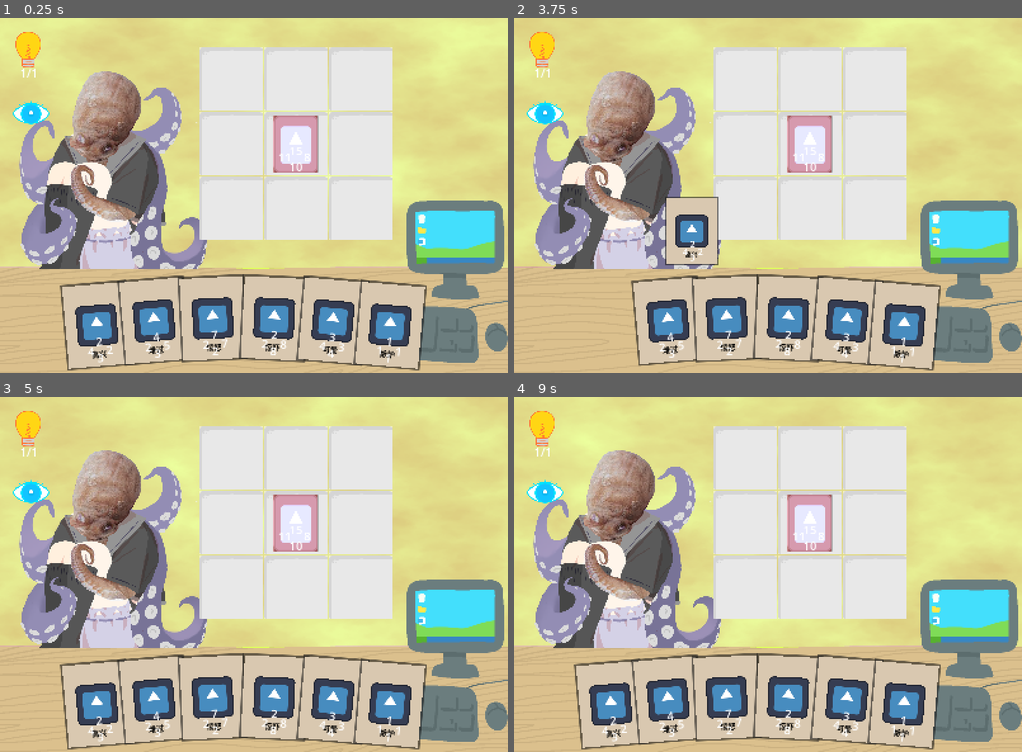
Above: before the commit, frames 1-4 (two rows, left to right).
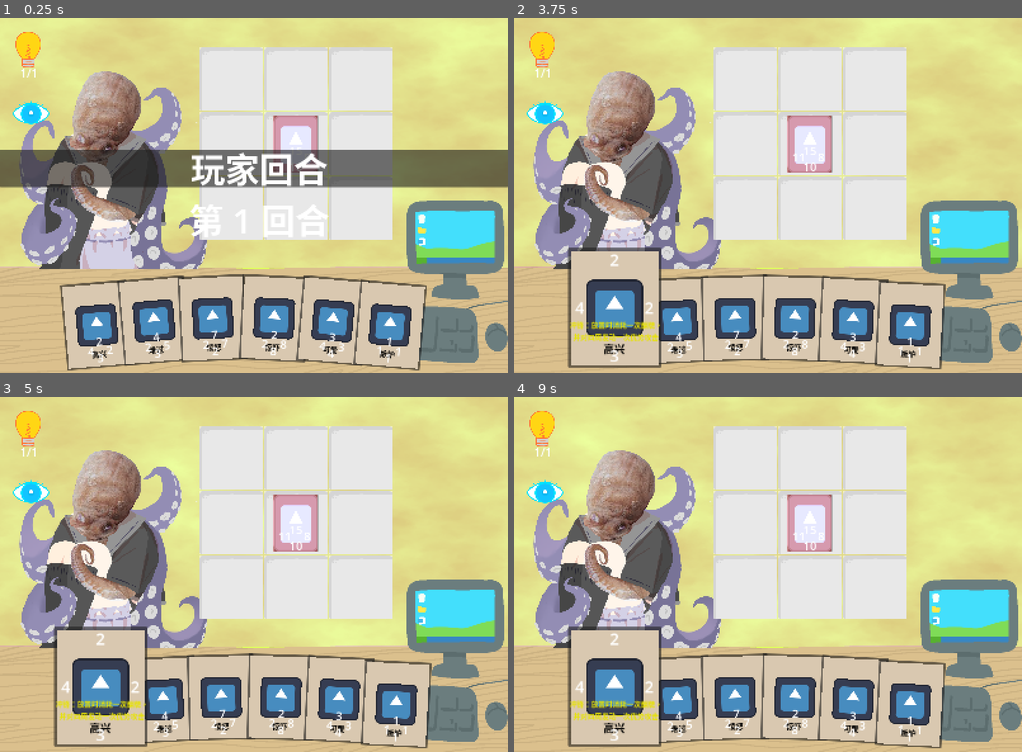
Above: after the commit, the same moments.

Repository: nOstalgia-April/CardGameDemo
Game: Godot game, scene res://tscns/battle.tscn
Two runs of this game, one before a commit and one after it. Both use one fixed random seed, a clock stepped at 60 frames per second and the inputs below. The engine's default icon, where the game draws it, is replaced by a stand-in: a white triangle on a blue panel in a dark square.
Inputs (mouse positions are in pixels of both pictures, inside the frame that each line leads up to):
- Up to frame 1 (0.25 s): no input
- Up to frame 2 (3.75 s): click (610, 323) at 0.52 s; click (615, 309) at 1.27 s; click (615, 309) at 2.02 s; tap Enter at 2.75 s; drag from (808, 145) to (818, 117) at 2.77 s; tap Space at 3.5 s; drag from (666, 213) to (742, 266) at 3.52 s
- Up to frame 3 (5 s): move the mouse to (304, 496) at 4.27 s; click (304, 496) at 4.42 s
- Up to frame 4 (9 s): tap Enter at 5, 8 s; drag from (742, 645) to (615, 521) at 5.02 s; move the mouse to (920, 627) at 5.77 s; click (920, 627) at 5.92 s; tap Space at 6.5 s; drag from (615, 521) to (691, 485) at 6.52 s; move the mouse to (793, 574) at 7.27 s; click (793, 574) at 7.42 s; drag from (691, 485) to (666, 592) at 8.02 s; move the mouse to (879, 556) at 8.77 s; click (879, 556) at 8.92 s

The runs differ from the first frame. In frame 1, 10% of the frame differs, in the area x 0-100%, y 37-62%; in frame 2, 13%, in the area x 10-85%, y 50-100%; in frame 3, 10%; in frame 4, 10%.

Commit message:
实现banner announcer（1）

Diff:
--- /dev/null
+++ b/scripts/turn_announcer.gd
@@ -0,0 +1,30 @@
+extends Control
+class_name TurnAnnouncer
+
+@onready var banner: Panel = $Banner
+@onready var label: Label = $Banner/CenterContainer/Label
+
+var _tween: Tween = null
+
+func _ready() -> void:
+	banner.modulate.a = 0
+	BattleEventBus.turn_started.connect(_on_player_turn_started)
+	BattleEventBus.turn_ended.connect(_on_enemy_turn_started)
+
+func _on_enemy_turn_started(turn_index: int, _context: Dictionary) -> void:
+	label.text = "敌方回合"
+	play_announce_animation()
+
+func _on_player_turn_started(turn_index: int, _context: Dictionary) -> void:
+	label.text = "玩家回合\n第 %s 回合" % turn_index
+	play_announce_animation()
+
+func play_announce_animation() -> void:
+	if _tween != null:
+		_tween.kill()
+
+	_tween = create_tween()
+	_tween.set_parallel(false)
+	_tween.tween_property(banner, "modulate:a", 1.0, 0.2)
+	_tween.tween_interval(0.8)
+	_tween.tween_property(banner, "modulate:a", 0.0, 0.2)
--- a/tscns/battle.tscn
+++ b/tscns/battle.tscn
@@ -11,6 +11,7 @@
 [ext_resource type="PackedScene" uid="uid://ctwxkqyg1cwjv" path="res://tscns/energy_hud.tscn" id="9_guyid"]
 [ext_resource type="PackedScene" uid="uid://cno353yuv2xjm" path="res://tscns/flip_hud.tscn" id="10_owkka"]
 [ext_resource type="PackedScene" uid="uid://bugqndusvguwg" path="res://tscns/turn_end_button.tscn" id="11_ivtmp"]
+[ext_resource type="PackedScene" uid="uid://cw5ffs3oe5pyy" path="res://turn_announcer.tscn" id="12_jvffs"]
 
 [sub_resource type="Shader" id="Shader_dynamicwall"]
 code = "shader_type canvas_item;
@@ -145,4 +146,7 @@
 offset_bottom = 552.0
 turn_manager = NodePath("../../../TurnManager")
 
-[node name="CanvasLayer" type="CanvasLayer" parent="." unique_id=829244223]
+[node name="UI_layer" type="CanvasLayer" parent="." unique_id=829244223]
+
+[node name="TurnAnnouncer" parent="UI_layer" unique_id=1799832488 instance=ExtResource("12_jvffs")]
+mouse_filter = 2
--- a/turn_announcer.tscn
+++ b/turn_announcer.tscn
@@ -1,4 +1,6 @@
 [gd_scene format=3 uid="uid://cw5ffs3oe5pyy"]
+
+[ext_resource type="Script" uid="uid://ctx4n58618wer" path="res://scripts/turn_announcer.gd" id="1_pnkir"]
 
 [node name="TurnAnnouncer" type="Control" unique_id=1799832488]
 layout_mode = 3
@@ -7,6 +9,7 @@
 anchor_bottom = 1.0
 grow_horizontal = 2
 grow_vertical = 2
+script = ExtResource("1_pnkir")
 
 [node name="Banner" type="Panel" parent="." unique_id=663053048]
 layout_mode = 1
Not shown, added: scripts/turn_announcer.gd.uid
